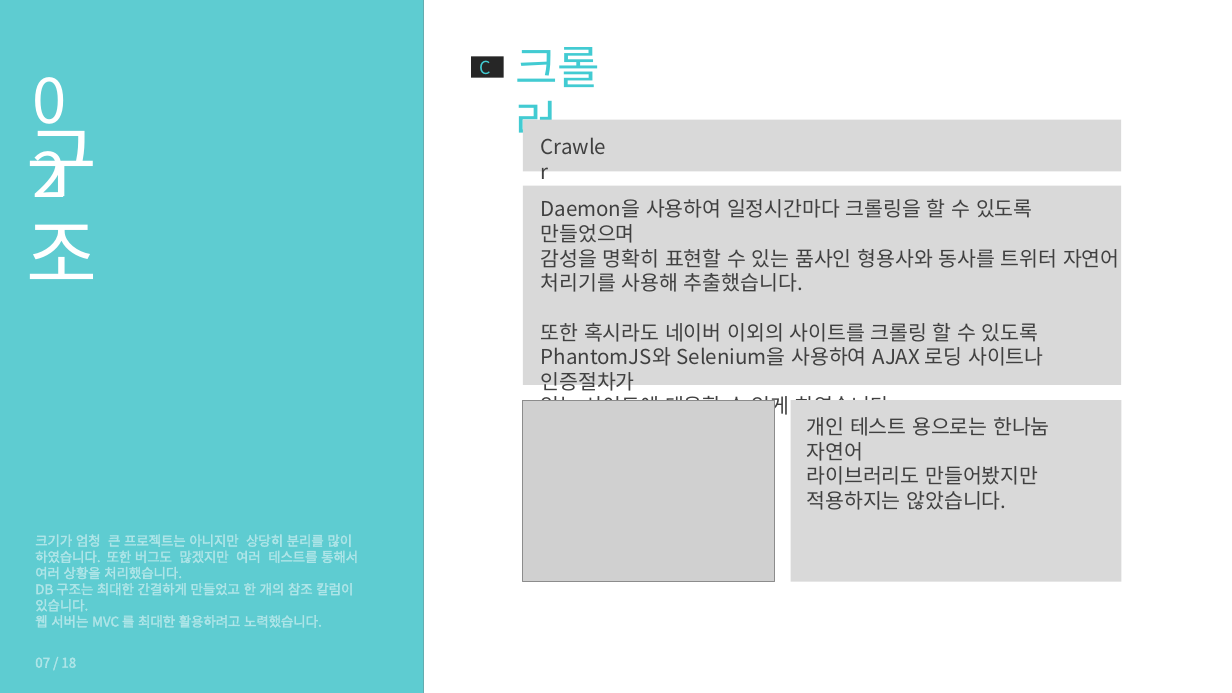
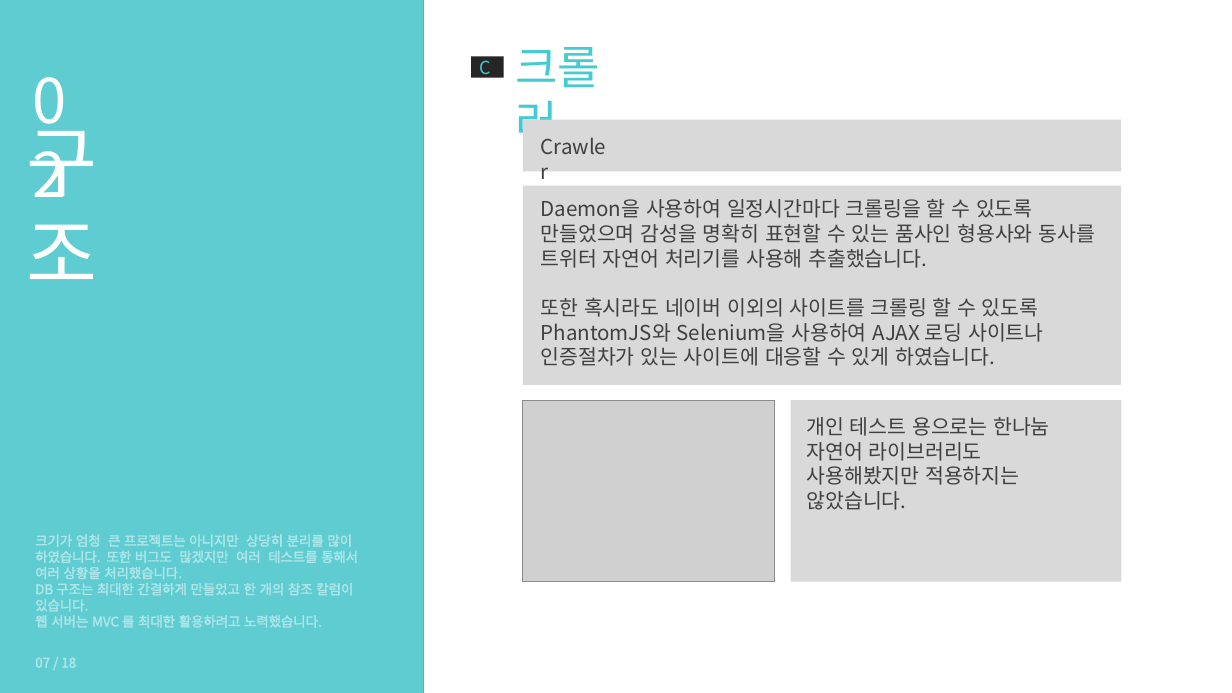
Before and after one commit to lunaB/Text-Emotional-Analysis-Rest-API, a slide deck: slide 7 of Text-Emotional-Analysis-Rest-API.pptx. Drawn at 1232x693 pixels with LibreOffice and Linux fonts; fonts in the diff are those of the drawing; grey boxes stand for pictures. Boxes give left, top, right and bottom in pixels: in the first picture for what was removed or moved away, otherwise in the second. Text is boxed around its words. In the diff, an @@ line names an element or a change of style, - is before the commit and + after.

Commit message:
(폰트깨진거 수정)
구글드라이브에 박혀있는거 찾음 (/^~^)/

```diff
--- a/Text-Emotional-Analysis-Rest-API.pptx
+++ b/Text-Emotional-Analysis-Rest-API.pptx
@@ text at bbox=[541, 199, 1095, 268]: text changed @@
-Daemon을 사용하여 일정시간마다 크롤링을 할 수 있도록 만들었으며
-감성을 명확히 표현할 수 있는 품사인 형용사와 동사를 트위터 자연어
-처리기를 사용해 추출했습니다.
+Daemon을 사용하여 일정시간마다 크롤링을 할 수 있도록 만들었으며 감성을 명확히 표현할 수 있는 품사인 형용사와 동사를 트위터 자연어 처리기를 사용해 추출했습니다.
@@ text at bbox=[541, 323, 1043, 366]: text changed @@
-PhantomJS와 Selenium을 사용하여 AJAX 로딩 사이트나 인증절차가
-있는 사이트에 대응할 수 있게 하였습니다.
+PhantomJS와 Selenium을 사용하여 AJAX 로딩 사이트나 인증절차가 있는 사이트에 대응할 수 있게 하였습니다.
@@ text at bbox=[807, 417, 1050, 510]: text changed @@
-개인 테스트 용으로는 한나눔 자연어
-라이브러리도 만들어봤지만
-적용하지는 않았습니다.
+개인 테스트 용으로는 한나눔 자연어 라이브러리도 사용해봤지만 적용하지는 않았습니다.
```
Also in this commit, not shown: 6 other slides changed.
